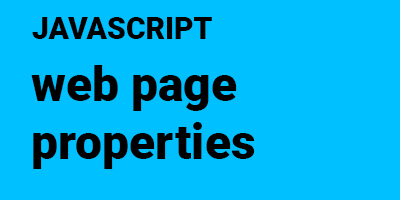
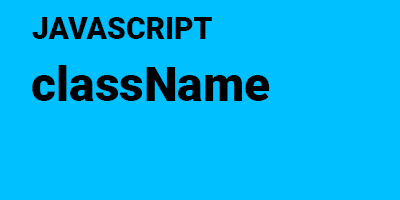
Layers edited between the first and the second 400 × 200 image:
renamed "web page properties" to "className", painted on it over box(31, 65, 270, 169)
